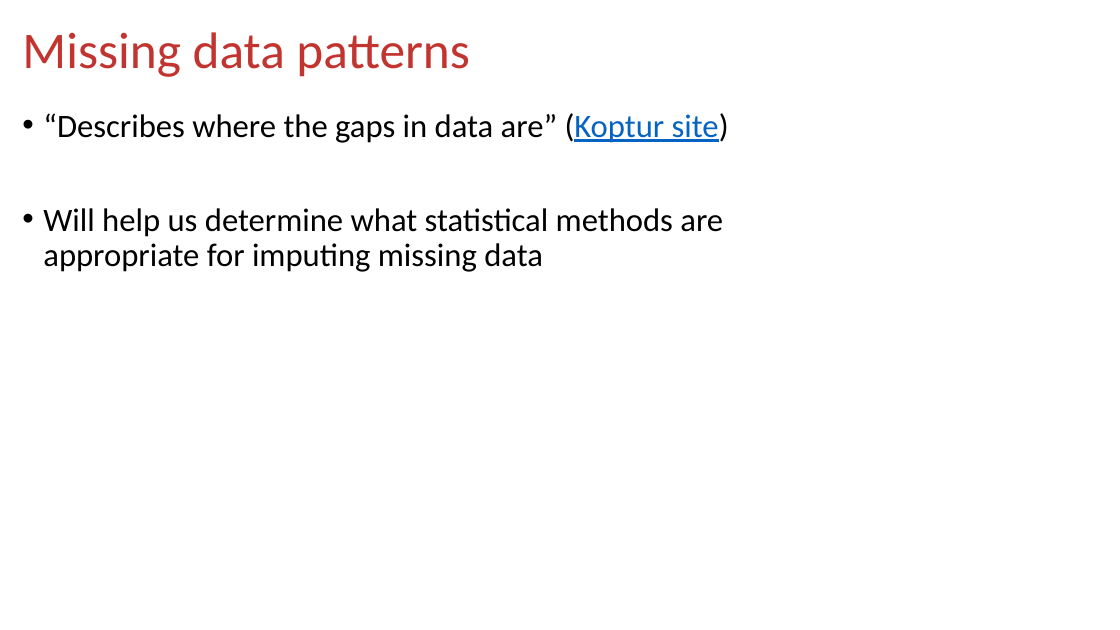
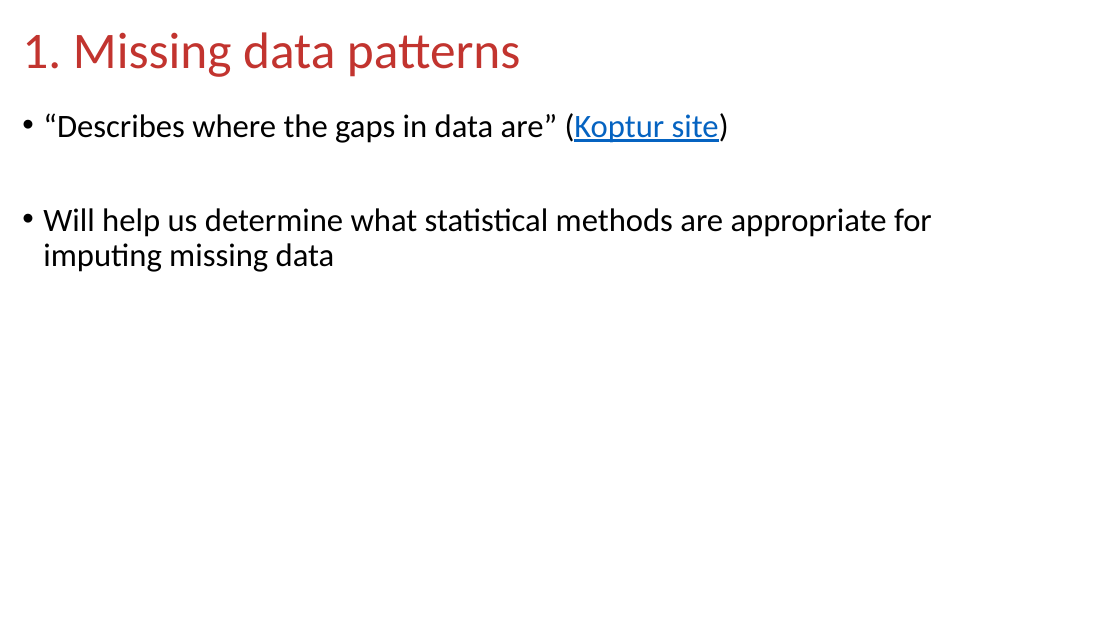
Before and after one commit to nwakim/BSTA_513_26S, a slide deck: slide 33 of docs/lessons/17_Missing_data/17_Missing_data.pptx (slide 38 before the commit). Drawn at 1120x630 pixels with LibreOffice and Linux fonts; fonts in the diff are those of the drawing. Boxes give left, top, right and bottom in pixels: in the first picture for what was removed or moved away, otherwise in the second. Text is boxed around its words. In the diff, an @@ line names an element or a change of style, - is before the commit and + after.

Commit message:
adding missing data

```diff
--- a/docs/lessons/17_Missing_data/17_Missing_data.pptx
+++ b/docs/lessons/17_Missing_data/17_Missing_data.pptx
@@ title at [22, 32, 520, 77]: text changed @@
-Missing data patterns
+1. Missing data patterns
@@ text "“Describes where the gaps in ..." rewrapped from [43, 113, 729, 272] to [43, 113, 932, 272] @@
```
Also in this commit, not shown: 19 other slides changed, 5 slides removed, 12 other files.
